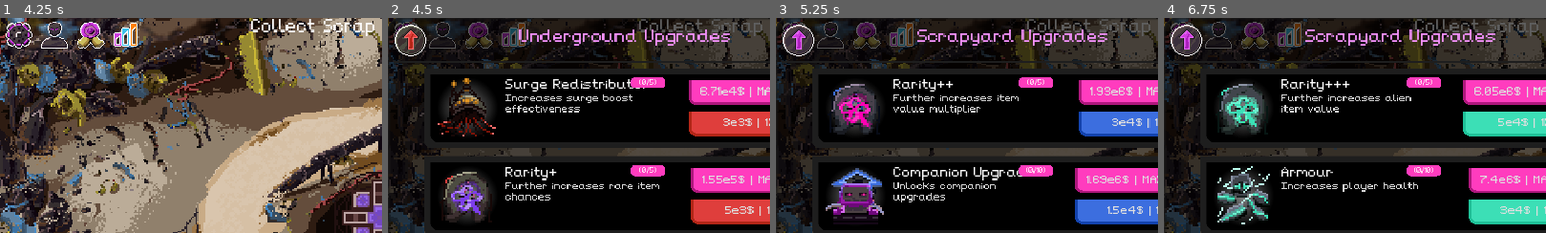
Above: before the commit, frames 1-4 (left to right).
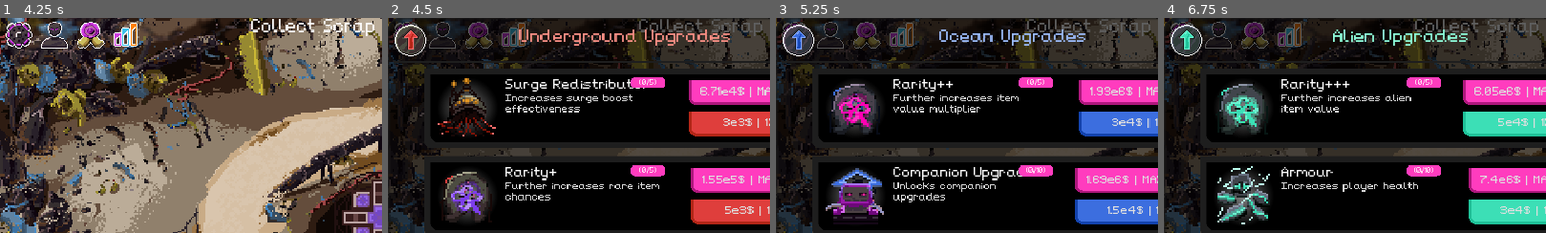
Above: after the commit, the same moments.

Repository: NathanHeaton/Robo-revolution
Game: Godot game, scene res://Main/main.tscn
Two runs of this game, one before a commit and one after it. Both use one fixed random seed, a clock stepped at 60 frames per second and the inputs below.
Inputs (mouse positions are % of the whole screen's width and height, from its top left):
- Up to frame 1 (4.25 s): click (7, 5) at 0.5 s; click (12, 5) at 1.25 s; click (17, 5) at 2 s; click (3, 95) at 2.75 s; click "x" at 3.5 s
- Up to frame 2 (4.5 s): click (7, 95) at 4.25 s
- Up to frame 3 (5.25 s): click (12, 95) at 5 s
- Up to frame 4 (6.75 s): click "x" at 5.75 s; click (17, 95) at 6.5 s
The pictures show only the part of the screen within x 0-50%, y 1-51%; the shares and areas given below are measured in that part.

Frame 1 is identical in both runs. In frame 2, 1.1% of the frame differs, in the area x 34-90%, y 5-13%; in frame 3, 1.6%; in frame 4, 1.7%, in the area x 2-87%, y 3-15%.

Commit message:
added more changes to upgrade panels and added working close buttons + shortcuts

Diff:
--- a/robo-revolution/UI/hud.gd
+++ b/robo-revolution/UI/hud.gd
@@ -130,6 +130,12 @@
 	else:
 		$Ocean_upgrade_panel.hide()
 
+func _on_ocean_close_button_pressed() -> void:
+	$MarginContainer/upgrades_Locations_nav/Ocean_Upgrades.button_pressed = false
+	$MarginContainer/upgrades_Locations_nav/Ocean_Upgrades.emit_signal("toggled", false)
+
+
+
 
 func _on_alien_upgrades_toggled(toggled_on: bool) -> void:
 	var currentCard = "MarginContainer/upgrades_Locations_nav/Alien_Upgrades"
@@ -139,6 +145,11 @@
 		previousCard = currentCard
 	else:
 		$Alien_upgrade_panel.hide()
+
+func _on_alien_close_button_pressed() -> void:
+	$MarginContainer/upgrades_Locations_nav/Alien_Upgrades.button_pressed = false
+	$MarginContainer/upgrades_Locations_nav/Alien_Upgrades.emit_signal("toggled", false)
+
 
 
 func _on_scrapyard_close_button_pressed() -> void:
--- a/robo-revolution/UI/hud.tscn
+++ b/robo-revolution/UI/hud.tscn
@@ -32,13 +32,37 @@
 atlas = ExtResource("3_80ti6")
 region = Rect2(0, 0, 32, 32)
 
+[sub_resource type="InputEventKey" id="InputEventKey_1t80n"]
+device = -1
+keycode = 50
+unicode = 50
+
+[sub_resource type="Shortcut" id="Shortcut_5qsbe"]
+events = [SubResource("InputEventKey_1t80n")]
+
 [sub_resource type="AtlasTexture" id="AtlasTexture_bnhca"]
 atlas = ExtResource("3_80ti6")
 region = Rect2(32, 0, 32, 32)
 
+[sub_resource type="InputEventKey" id="InputEventKey_oyh7p"]
+device = -1
+keycode = 51
+unicode = 51
+
+[sub_resource type="Shortcut" id="Shortcut_h21ji"]
+events = [SubResource("InputEventKey_oyh7p")]
+
 [sub_resource type="AtlasTexture" id="AtlasTexture_8l8xg"]
 atlas = ExtResource("3_80ti6")
 region = Rect2(64, 0, 32, 32)
+
+[sub_resource type="InputEventKey" id="InputEventKey_x6vqd"]
+device = -1
+keycode = 52
+unicode = 52
+
+[sub_resource type="Shortcut" id="Shortcut_6smp1"]
+events = [SubResource("InputEventKey_x6vqd")]
 
 [sub_resource type="AtlasTexture" id="AtlasTexture_brdmd"]
 atlas = ExtResource("3_80ti6")
@@ -134,6 +158,14 @@
 atlas = ExtResource("3_80ti6")
 region = Rect2(32, 0, 32, 32)
 
+[sub_resource type="AtlasTexture" id="AtlasTexture_6ukgu"]
+atlas = ExtResource("3_80ti6")
+region = Rect2(64, 0, 32, 32)
+
+[sub_resource type="AtlasTexture" id="AtlasTexture_bgk42"]
+atlas = ExtResource("3_80ti6")
+region = Rect2(96, 0, 32, 32)
+
 [node name="HUD" type="Control"]
 layout_mode = 3
 anchors_preset = 15
@@ -245,6 +277,7 @@
 size_flags_horizontal = 0
 size_flags_vertical = 8
 toggle_mode = true
+shortcut = SubResource("Shortcut_5qsbe")
 texture_normal = SubResource("AtlasTexture_bnhca")
 stretch_mode = 5
 
@@ -254,6 +287,7 @@
 size_flags_horizontal = 0
 size_flags_vertical = 8
 toggle_mode = true
+shortcut = SubResource("Shortcut_h21ji")
 texture_normal = SubResource("AtlasTexture_8l8xg")
 stretch_mode = 5
 
@@ -263,6 +297,7 @@
 size_flags_horizontal = 0
 size_flags_vertical = 8
 toggle_mode = true
+shortcut = SubResource("Shortcut_6smp1")
 texture_normal = SubResource("AtlasTexture_brdmd")
 stretch_mode = 5
 
@@ -502,7 +537,7 @@
 offset_bottom = 66.0
 grow_horizontal = 2
 size_flags_horizontal = 4
-theme_override_colors/font_color = Color(0.964706, 0.572549, 1, 1)
+theme_override_colors/font_color = Color(0.980254, 0.559928, 0.522245, 1)
 theme_override_font_sizes/font_size = 40
 text = "Underground Upgrades"
 horizontal_alignment = 1
@@ -562,13 +597,13 @@
 grow_vertical = 2
 theme_override_styles/panel = SubResource("StyleBoxFlat_ugnei")
 
-[node name="Scrapyard_Icon" type="TextureRect" parent="Ocean_upgrade_panel"]
+[node name="Ocean_Icon" type="TextureRect" parent="Ocean_upgrade_panel"]
 custom_minimum_size = Vector2(80, 80)
 layout_mode = 1
 offset_right = 60.0
 offset_bottom = 60.0
 size_flags_horizontal = 0
-texture = SubResource("AtlasTexture_psalp")
+texture = SubResource("AtlasTexture_6ukgu")
 stretch_mode = 5
 
 [node name="Title" type="Label" parent="Ocean_upgrade_panel"]
@@ -581,13 +616,13 @@
 offset_bottom = 66.0
 grow_horizontal = 2
 size_flags_horizontal = 4
-theme_override_colors/font_color = Color(0.964706, 0.572549, 1, 1)
+theme_override_colors/font_color = Color(0.603609, 0.728721, 0.977494, 1)
 theme_override_font_sizes/font_size = 40
-text = "Scrapyard Upgrades"
+text = "Ocean Upgrades"
 horizontal_alignment = 1
 vertical_alignment = 1
 
-[node name="Scrapyard_Close_Button" type="Button" parent="Ocean_upgrade_panel"]
+[node name="Ocean_Close_Button" type="Button" parent="Ocean_upgrade_panel"]
 clip_children = 2
 z_index = 2
 custom_minimum_size = Vector2(50, 50)
@@ -641,13 +676,13 @@
 grow_vertical = 2
 theme_override_styles/panel = SubResource("StyleBoxFlat_ugnei")
 
-[node name="Scrapyard_Icon" type="TextureRect" parent="Alien_upgrade_panel"]
+[node name="Alien_Icon" type="TextureRect" parent="Alien_upgrade_panel"]
 custom_minimum_size = Vector2(80, 80)
 layout_mode = 1
 offset_right = 60.0
 offset_bottom = 60.0
 size_flags_horizontal = 0
-texture = SubResource("AtlasTexture_psalp")
+texture = SubResource("AtlasTexture_bgk42")
 stretch_mode = 5
 
 [node name="Title" type="Label" parent="Alien_upgrade_panel"]
@@ -660,13 +695,13 @@
 offset_bottom = 66.0
 grow_horizontal = 2
 size_flags_horizontal = 4
-theme_override_colors/font_color = Color(0.964706, 0.572549, 1, 1)
+theme_override_colors/font_color = Color(0.554793, 0.989348, 0.855077, 1)
 theme_override_font_sizes/font_size = 40
-text = "Scrapyard Upgrades"
+text = "Alien Upgrades"
 horizontal_alignment = 1
 vertical_alignment = 1
 
-[node name="Scrapyard_Close_Button" type="Button" parent="Alien_upgrade_panel"]
+[node name="Alien_Close_Button" type="Button" parent="Alien_upgrade_panel"]
 clip_children = 2
 z_index = 2
 custom_minimum_size = Vector2(50, 50)
@@ -717,5 +752,5 @@
 [connection signal="pressed" from="Scrapyard_upgrade_panel/Scrapyard_Close_Button" to="." method="_on_scrapyard_close_button_pressed"]
 [connection signal="pressed" from="Locations_panel/Locations_Close_Button" to="." method="_on_locations_close_button_pressed"]
 [connection signal="pressed" from="Underground_upgrade_panel/Underground_Close_Button" to="." method="_on_underground_close_button_pressed"]
-[connection signal="pressed" from="Ocean_upgrade_panel/Scrapyard_Close_Button" to="." method="_on_scrapyard_close_button_pressed"]
-[connection signal="pressed" from="Alien_upgrade_panel/Scrapyard_Close_Button" to="." method="_on_scrapyard_close_button_pressed"]
+[connection signal="pressed" from="Ocean_upgrade_panel/Ocean_Close_Button" to="." method="_on_ocean_close_button_pressed"]
+[connection signal="pressed" from="Alien_upgrade_panel/Alien_Close_Button" to="." method="_on_alien_close_button_pressed"]
Not shown: 1 places in robo-revolution/UI/hud.tscn that only renumber resources
